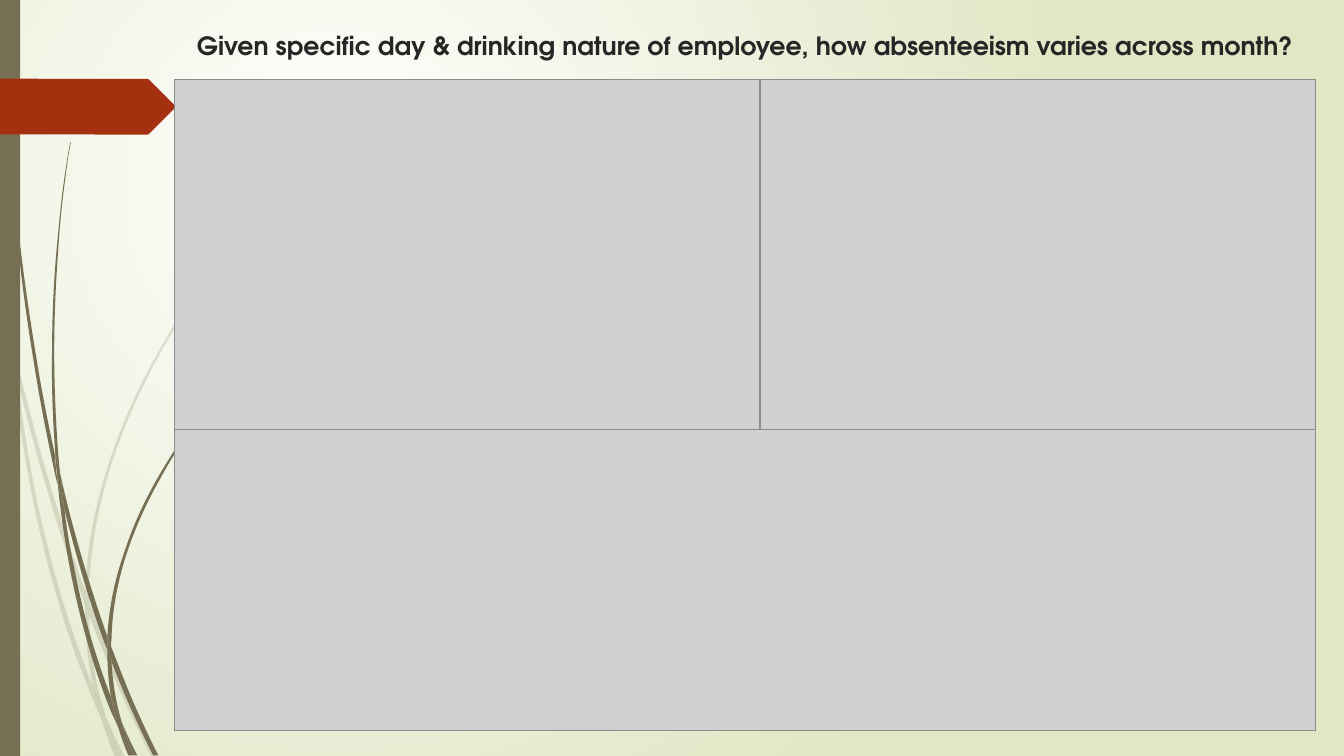
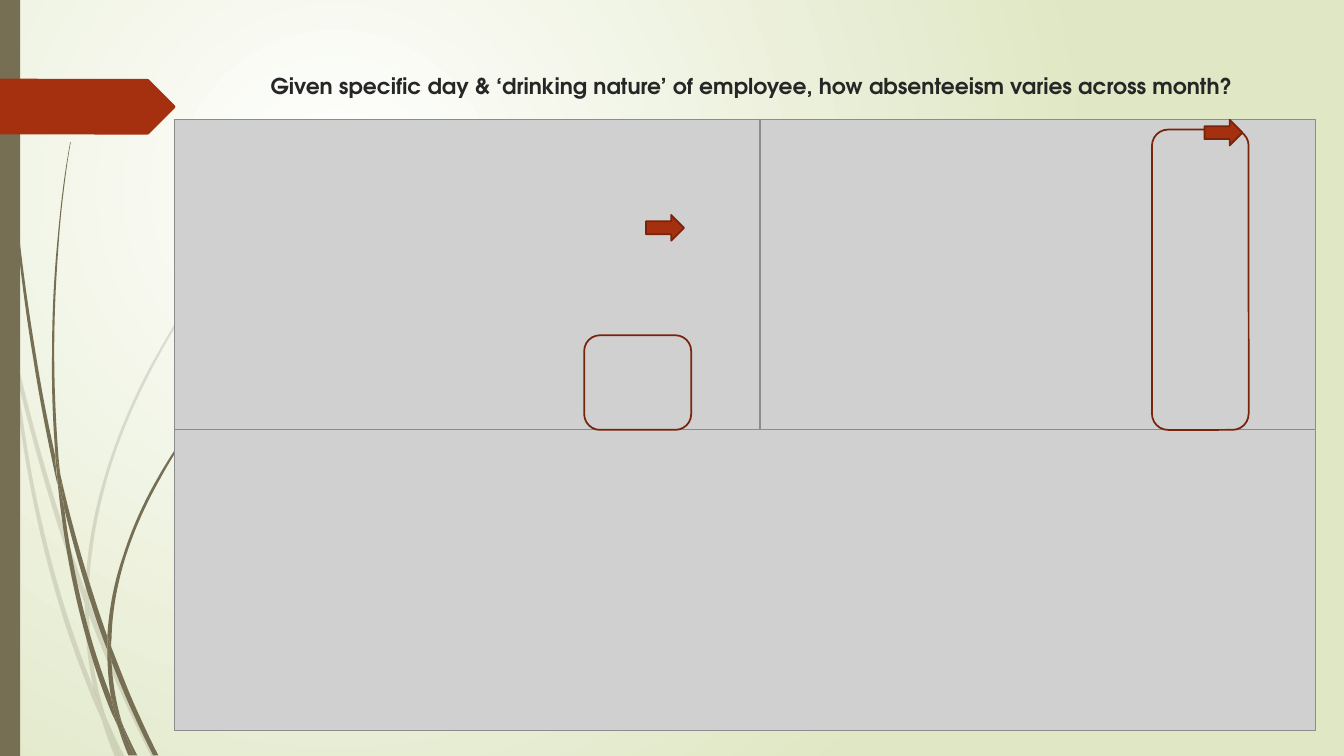
Before and after one commit to theshreyansh/Absenteeism-at-work, a slide deck: slide 14 of Business Report Absenteeism_at_work.pptx (slide 7 before the commit). Drawn at 1344x756 pixels with LibreOffice and Linux fonts; fonts in the diff are those of the drawing; grey boxes stand for pictures. Boxes give left, top, right and bottom in pixels: in the first picture for what was removed or moved away, otherwise in the second. Text is boxed around its words. In the diff, an @@ line names an element or a change of style, - is before the commit and + after.

```diff
--- a/Business Report Absenteeism_at_work.pptx
+++ b/Business Report Absenteeism_at_work.pptx
@@ text at [271,77,1232,99]: text changed; size 18 to 15.6 pt @@
-Given specific day & drinking nature of employee, how absenteeism varies across month?
+Given specific day & ‘drinking nature’ of employee, how absenteeism varies across month?
@@ picture: place and size @@
-picture at [174,80,760,431]
+picture at [174,120,760,431]
@@ picture: place and size @@
-picture at [760,80,1316,431]
+picture at [760,120,1316,431]
@@ rounded rectangle added at [1152,130,1249,431], outline #7A240C 1.25 pt @@
@@ right arrow added at [1205,120,1243,146], fill #A53010, outline #7A240C 1.25 pt @@
@@ right arrow added at [646,215,685,241], fill #A53010, outline #7A240C 1.25 pt @@
@@ rounded rectangle added at [585,336,692,431], outline #7A240C 1.25 pt @@
```
Also in this commit, not shown: 4 other slides changed, 14 slides added, 2 slides removed, 7 other files.
